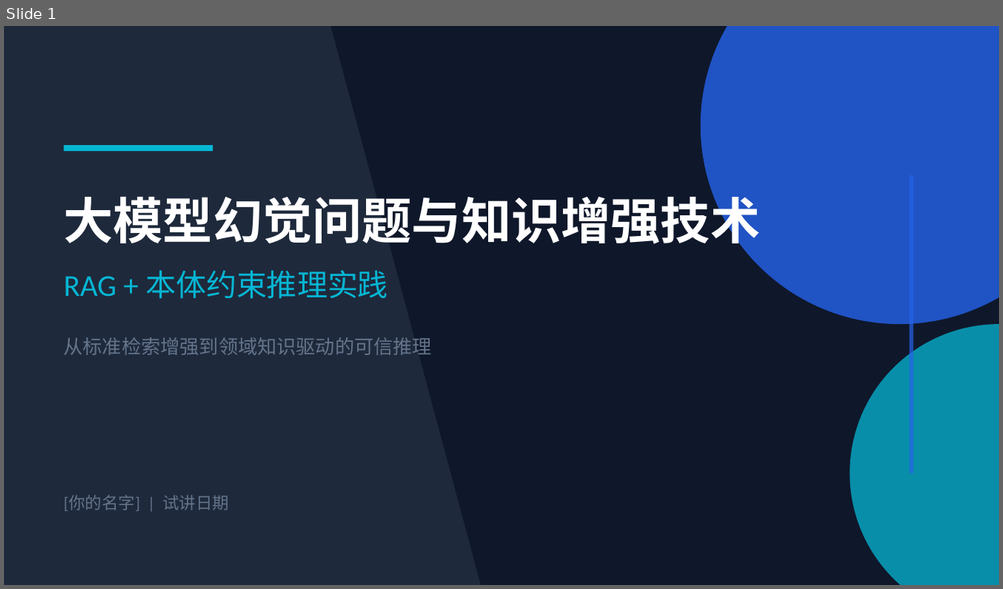
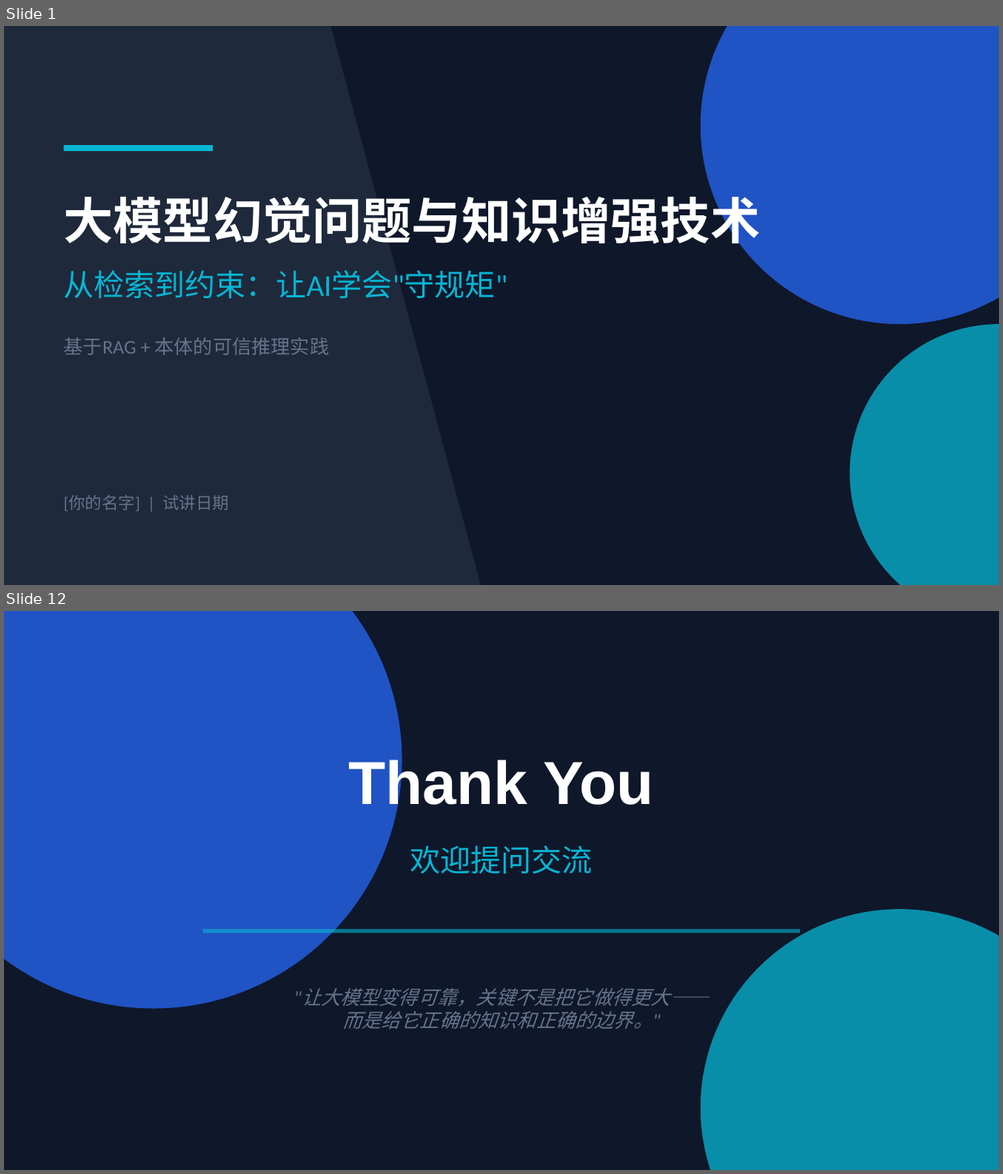
Before and after one commit to wang-minghan/notbook, a slide deck: 工作/面试准备/试讲_PPT.pptx. Shown one above the other, each under a label of ours: slide 1 before the commit, slides 1 and 12 after it; the slides between them are not shown. The pictures are 1003x589 and 1003x1174 pixels, drawn with LibreOffice and Linux fonts; fonts in the diff are those of the drawing. Boxes give left, top, right and bottom in pixels: in the first picture for what was removed or moved away, otherwise in the second. Text is boxed around its words. In the diff, an @@ line names an element or a change of style, - is before the commit and + after.

```diff
--- a/工作/面试准备/试讲_PPT.pptx
+++ b/工作/面试准备/试讲_PPT.pptx
@@ slide 12 added at (4, 611, 999, 1170), background #0F172A @@
@@ ellipse added at (4, 611, 402, 1009), fill #2563EB at 80% opacity @@
@@ text added at (349, 756, 654, 815), 44 pt, text #FFFFFF, bold @@
+Thank You
@@ text added at (410, 846, 592, 874), 22 pt, text #06B6D4 @@
+欢迎提问交流
@@ ellipse added at (700, 909, 999, 1170), fill #06B6D4 at 75% opacity @@
@@ rectangle added at (203, 929, 800, 933), fill #06B6D4 at 60% opacity @@
@@ text added at (301, 988, 708, 1029), 14 pt, text #64748B, italic @@
+"让大模型变得可靠，关键不是把它做得更大——
+而是给它正确的知识和正确的边界。"
@@ slide 1 changed as well @@
@@ rectangle removed at (909, 175, 913, 474) @@
@@ text at (64, 270, 508, 299): text changed @@
-RAG + 本体约束推理实践
+从检索到约束：让AI学会"守规矩"
@@ text at (64, 338, 330, 355): text changed @@
-从标准检索增强到领域知识驱动的可信推理
+基于RAG + 本体的可信推理实践
```
Also in this commit, not shown: 4 other slides changed, 6 other slides added, 7 slides removed, 2 other files.
